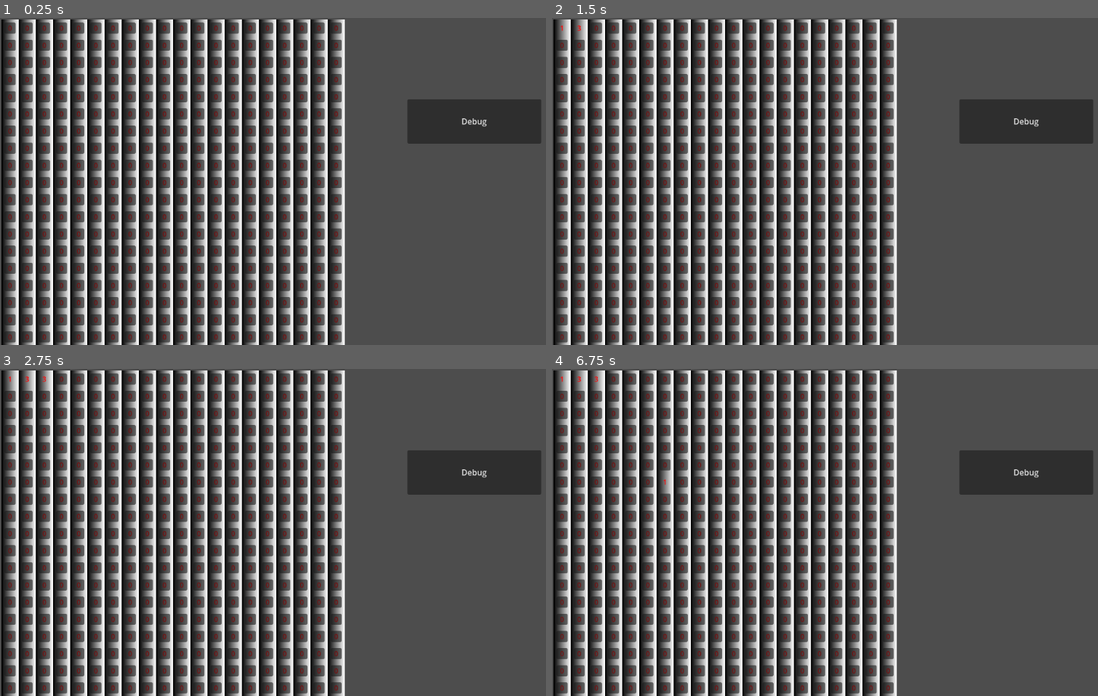
Above: before the commit, frames 1-4 (two rows, left to right).
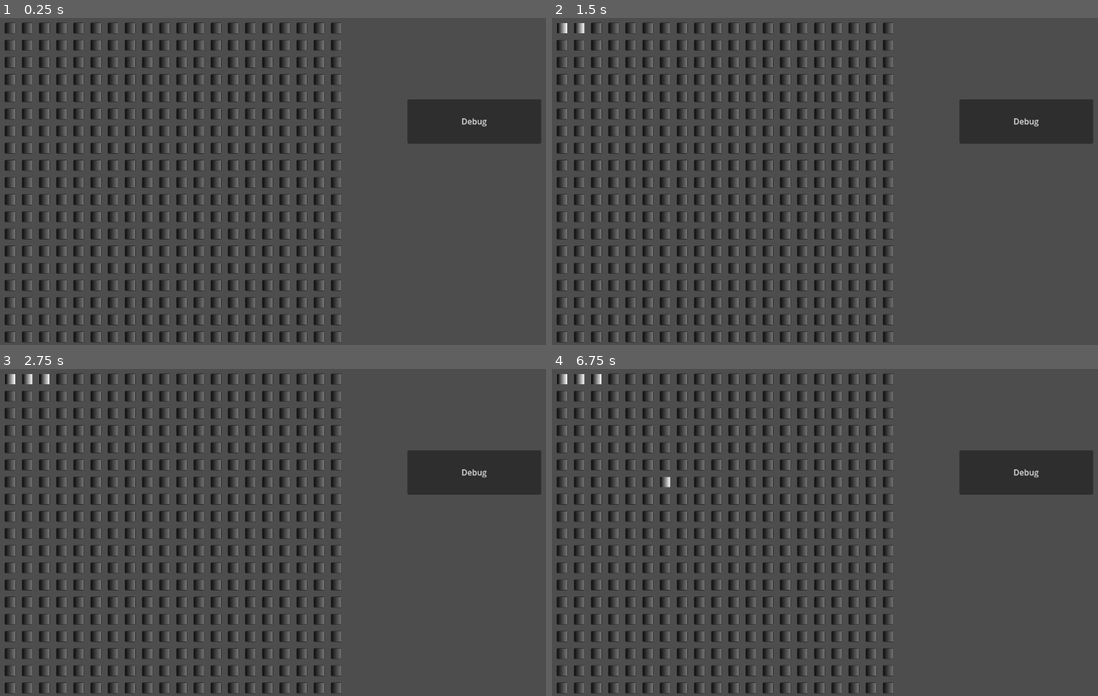
Above: after the commit, the same moments.

Repository: BeadsInCheese/CellularBubbleState
Game: Godot game, scene res://MainGame.tscn
The game is run twice, just before and just after one commit, with the same random seed, the same clock (stepped at 60 frames per second) and the same inputs.
Inputs (mouse positions are in pixels of both pictures, inside the frame that each line leads up to):
- Up to frame 1 (0.25 s): no input
- Up to frame 2 (1.5 s): click (562, 27) at 0.52 s; click (579, 27) at 1.27 s
- Up to frame 3 (2.75 s): click (43, 378) at 2.02 s
- Up to frame 4 (6.75 s): tap Enter at 2.75, 4.25, 5.75 s; move the mouse to (972, 516) at 2.77 s; click (972, 516) at 2.92 s; tap Space at 3.5, 5, 6.5 s; move the mouse to (726, 548) at 3.52 s; click (726, 548) at 3.67 s; move the mouse to (901, 460) at 4.27 s; click (901, 460) at 4.42 s; move the mouse to (814, 597) at 5.02 s; click (814, 597) at 5.17 s; move the mouse to (1016, 581) at 5.77 s; click (1016, 581) at 5.92 s; move the mouse to (666, 483) at 6.52 s; click (666, 483) at 6.67 s

The runs differ from the first frame. In frame 1, 36% of the frame differs, in the area x 0-64%, y 0-100%; in frame 2, 36%; in frame 3, 36%; in frame 4, 36%.

Commit message:
pictures added

Diff:
--- a/gamejam2025/Bubble.tscn
+++ b/gamejam2025/Bubble.tscn
@@ -12,10 +12,12 @@
 [node name="Bubble" type="Node2D"]
 script = ExtResource("1_k25p1")
 
-[node name="Sprite2D" type="Sprite2D" parent="."]
+[node name="BubbleGfx" type="Sprite2D" parent="."]
+scale = Vector2(0.6, 0.6)
 texture = SubResource("GradientTexture2D_01tgn")
 
 [node name="RichTextLabel" type="RichTextLabel" parent="."]
+visible = false
 modulate = Color(1, 0, 0, 1)
 offset_left = -10.0
 offset_top = -10.0
--- a/gamejam2025/bubble.gd
+++ b/gamejam2025/bubble.gd
@@ -2,6 +2,14 @@
 class_name Bubble
 var tileType=1
 var board:Board
+
+
+func update_gfx(type):
+	if(type == 1):
+		$BubbleGfx.set_texture(load("res://resources/pillar_player1.png"))
+	elif (type == 3):
+		$BubbleGfx.set_texture(load("res://resources/pillar_player2.png"))
+
 # Called when the node enters the scene tree for the first time.
 func _ready() -> void:
 	board=get_tree().get_root().get_node("root/Board")
@@ -15,6 +23,7 @@
 
 
 func _on_button_button_down() -> void:
+	update_gfx(tileType)
 	if(board.turnOrder[board.currentTurn]!=board.Players.AUTOMATA):
 		print(tileType)
 		tileType=board.turnOrder[board.currentTurn]
Not shown, added: gamejam2025/resources/bubble_gfx.png.import
Binary file added: gamejam2025/resources/bubble_player1.png
Not shown, added: gamejam2025/resources/bubble_player1.png.import
Binary file added: gamejam2025/resources/pillar_player1.png
Not shown, added: gamejam2025/resources/pillar_player1.png.import
Binary file added: gamejam2025/resources/pillar_player2.png
Not shown, added: gamejam2025/resources/pillar_player2.png.import
